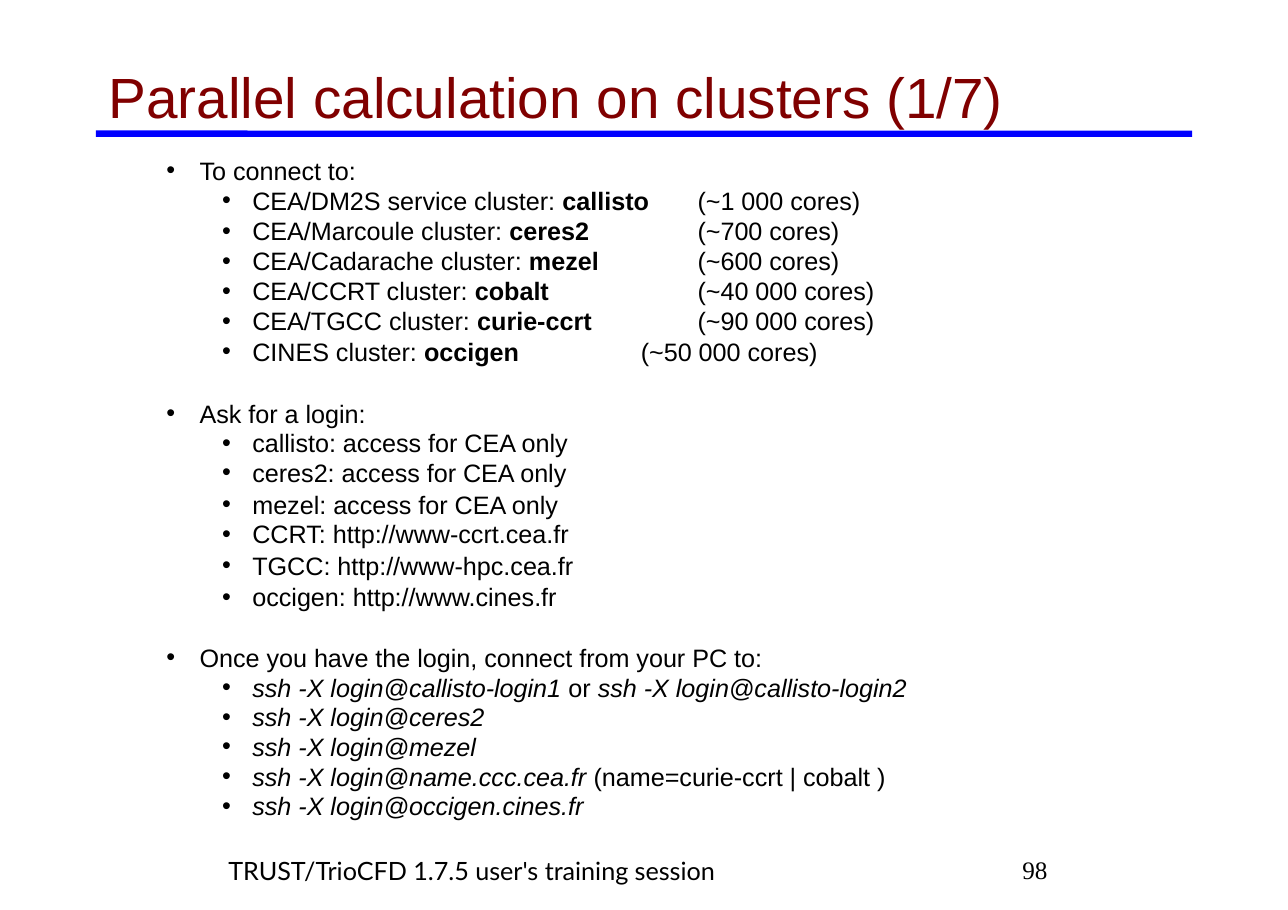
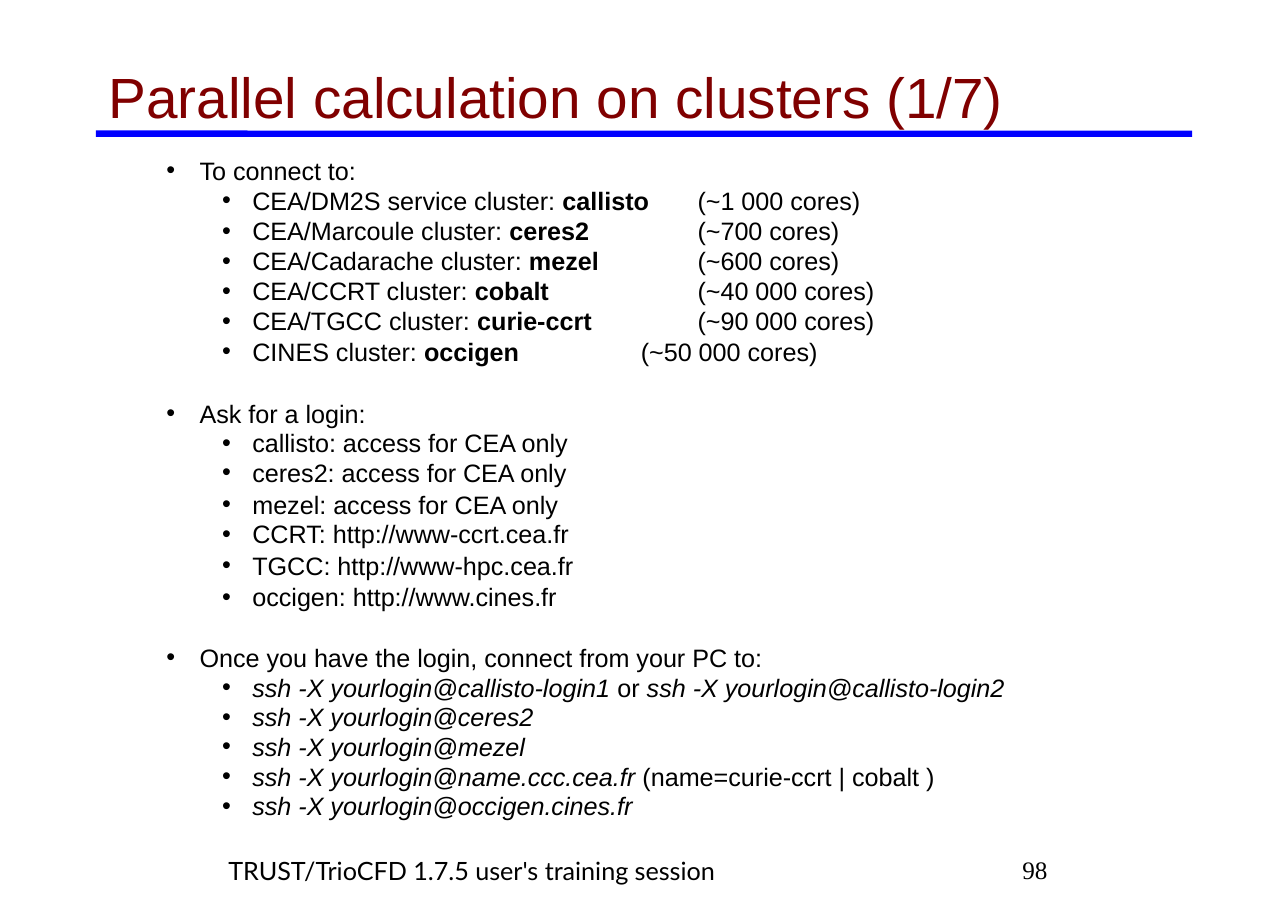
Before and after one commit to cea-trust-platform/trust-code, a slide deck: slide 98 of doc/TRUST/TRUST_and_TrioCFD_presentation.odp. Drawn at 1288x910 pixels with LibreOffice and Linux fonts; fonts in the diff are those of the drawing; background and template pictures are left out. Boxes give left, top, right and bottom in pixels: in the first picture for what was removed or moved away, otherwise in the second. Text is boxed around its words. In the diff, an @@ line names an element or a change of style, - is before the commit and + after.

```diff
--- a/doc/TRUST/TRUST_and_TrioCFD_presentation.odp
+++ b/doc/TRUST/TRUST_and_TrioCFD_presentation.odp
@@ text at (252,678,1005,821): text changed @@
-    • ssh -X login@callisto-login1 or ssh -X login@callisto-login2
-    • ssh -X login@ceres2
-    • ssh -X login@mezel
-    • ssh -X login@name.ccc.cea.fr (name=curie-ccrt | cobalt )
-    • ssh -X login@occigen.cines.fr
+    • ssh -X yourlogin@callisto-login1 or ssh -X yourlogin@callisto-login2
+    • ssh -X yourlogin@ceres2
+    • ssh -X yourlogin@mezel
+    • ssh -X yourlogin@name.ccc.cea.fr (name=curie-ccrt | cobalt )
+    • ssh -X yourlogin@occigen.cines.fr
```
Also in this commit, not shown: 63 other slides changed, 14 other files.
